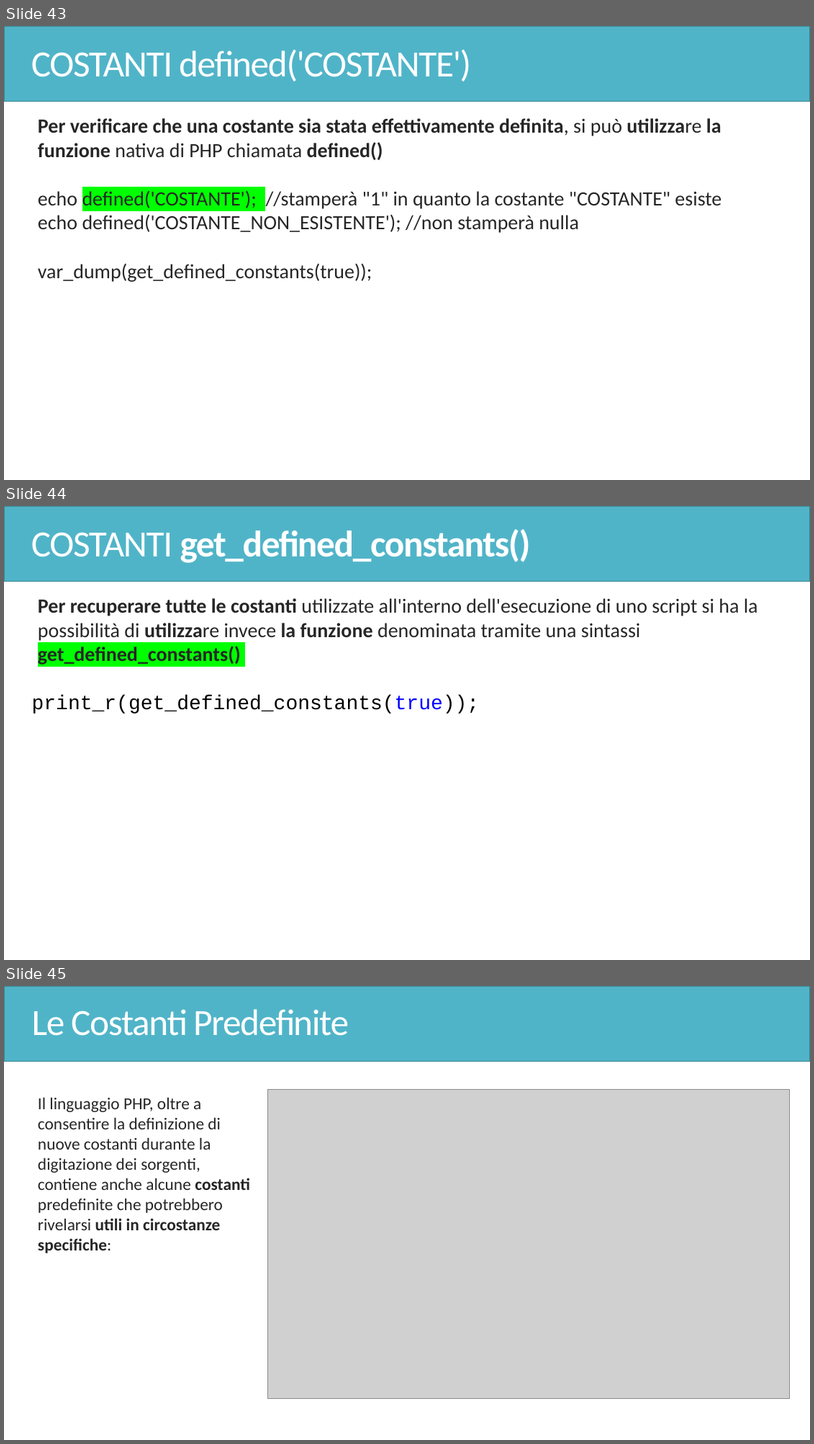
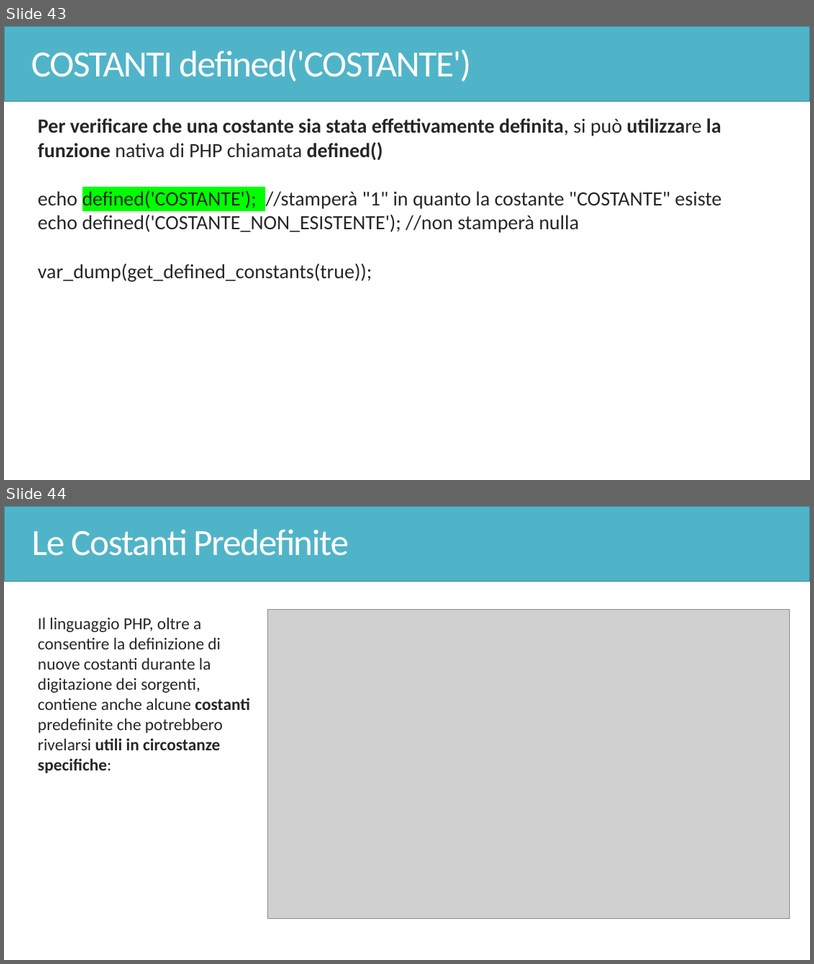
Before and after one commit to docentemaurocasadei/corso-PHP-Base, a slide deck: PHP.pptx. Shown one above the other, each under a label of ours: slides 43, 44 and 45 before the commit, slides 43 and 44 after it. The pictures are 814x1444 and 814x964 pixels, drawn with LibreOffice and Linux fonts; fonts in the diff are those of the drawing; grey boxes stand for pictures. Boxes give left, top, right and bottom in pixels: in the first picture for what was removed or moved away, otherwise in the second. Text is boxed around its words. In the diff, an @@ line names an element or a change of style, - is before the commit and + after.

```diff
--- a/PHP.pptx
+++ b/PHP.pptx
@@ slide 44 removed at [4, 506, 810, 960], background #FFFFFF; not listed: 1 template element that a slide beside it also shows @@
@@ title removed at [31, 529, 531, 563] @@
-COSTANTI get_defined_constants()
@@ text removed at [32, 598, 759, 713] @@
-  Per recuperare tutte le costanti utilizzate all'interno dell'esecuzione di uno script si ha la possibilità di utilizzare invece la funzione denominata tramite una sintassi get_defined_constants()
-print_r(get_defined_constants(true));
@@ what was slide 45 is now slide 44 @@
```
Also in this commit, not shown: 1 slide added, 1 other slide removed, 1 other file.
